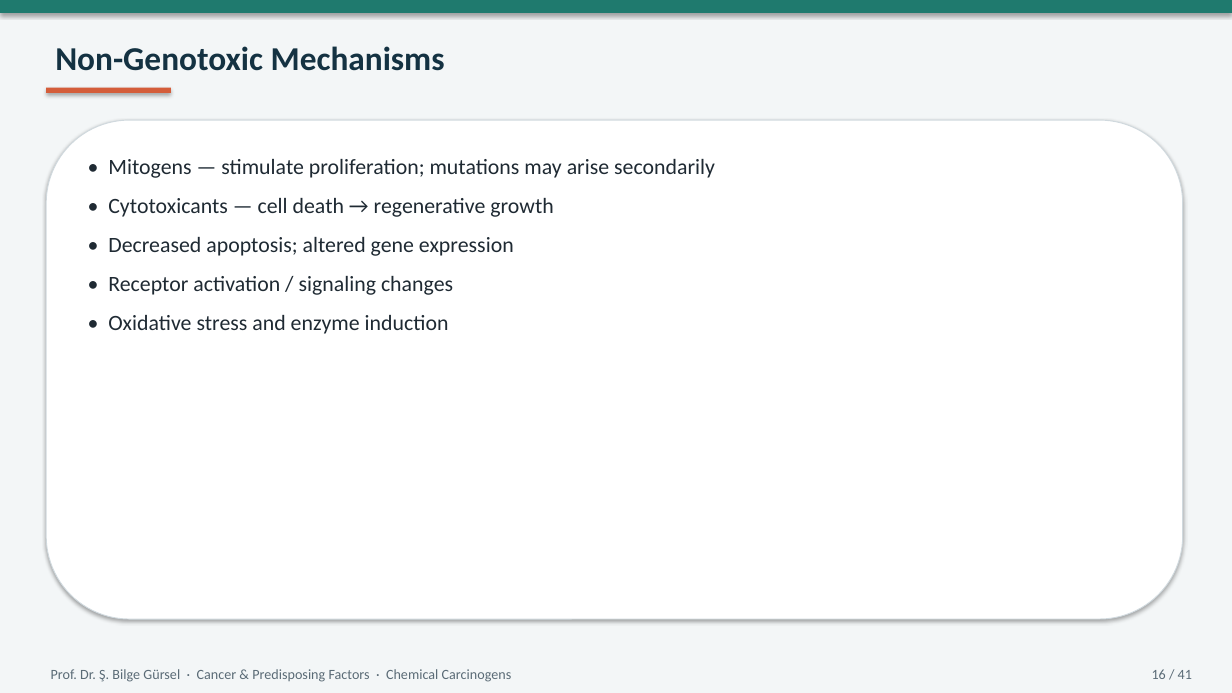
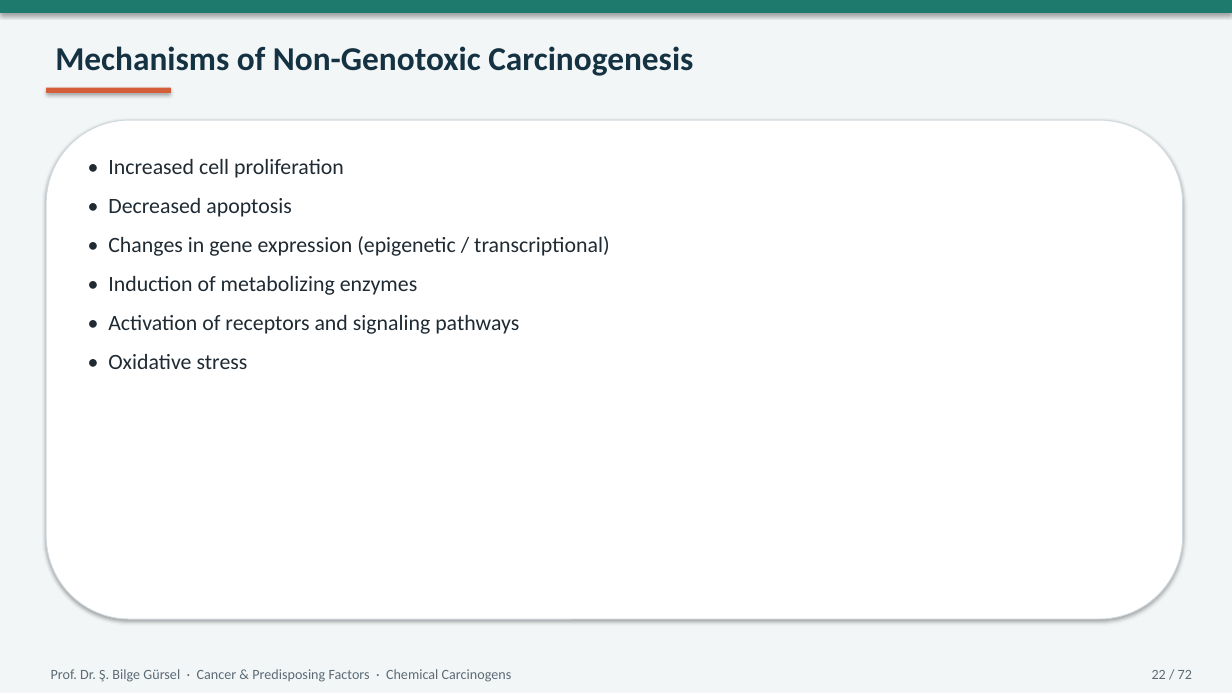
Before and after one commit to bilgegursel/RT-and-AI, a slide deck: slide 22 of elektif-radyasyon-onkolojisi-donem5/chemical-carcinogens-lecture/Cancer_Predisposing_Factors_Chemical_Tobacco_Radiation.pptx (slide 16 before the commit). Drawn at 1232x693 pixels with LibreOffice and Linux fonts; fonts in the diff are those of the drawing. Boxes give left, top, right and bottom in pixels: in the first picture for what was removed or moved away, otherwise in the second. Text is boxed around its words. In the diff, an @@ line names an element or a change of style, - is before the commit and + after.

```diff
--- a/elektif-radyasyon-onkolojisi-donem5/chemical-carcinogens-lecture/Cancer_Predisposing_Factors_Chemical_Tobacco_Radiation.pptx
+++ b/elektif-radyasyon-onkolojisi-donem5/chemical-carcinogens-lecture/Cancer_Predisposing_Factors_Chemical_Tobacco_Radiation.pptx
@@ text at [55,46,693,76]: text changed @@
-Non-Genotoxic Mechanisms
+Mechanisms of Non-Genotoxic Carcinogenesis
@@ text at [108,159,609,369]: text changed @@
-• Mitogens — stimulate proliferation; mutations may arise secondarily
-• Cytotoxicants — cell death → regenerative growth
-• Decreased apoptosis; altered gene expression
-• Receptor activation / signaling changes
-• Oxidative stress and enzyme induction
+• Increased cell proliferation
+• Decreased apoptosis
+• Changes in gene expression (epigenetic / transcriptional)
+• Induction of metabolizing enzymes
+• Activation of receptors and signaling pathways
+• Oxidative stress
@@ text at [1152,670,1192,679]: text changed @@
-16 / 41
+22 / 72
```
Also in this commit, not shown: 38 other slides changed, 32 slides added, 1 slide removed, 3 other files.
